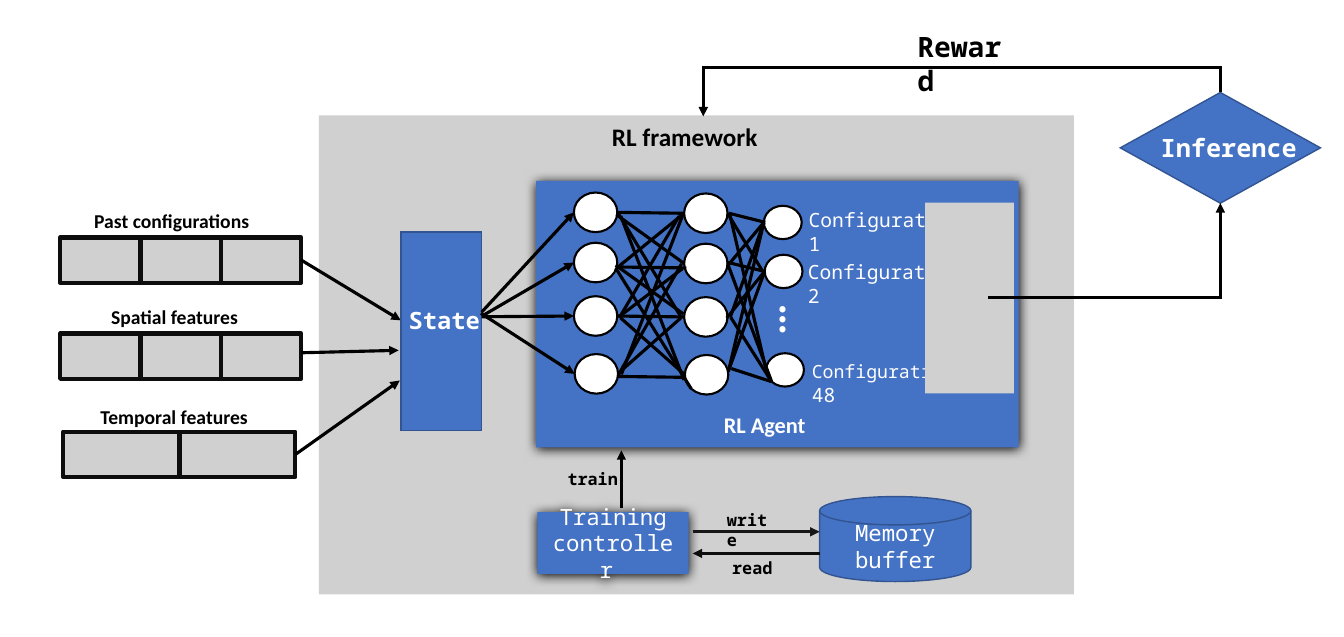
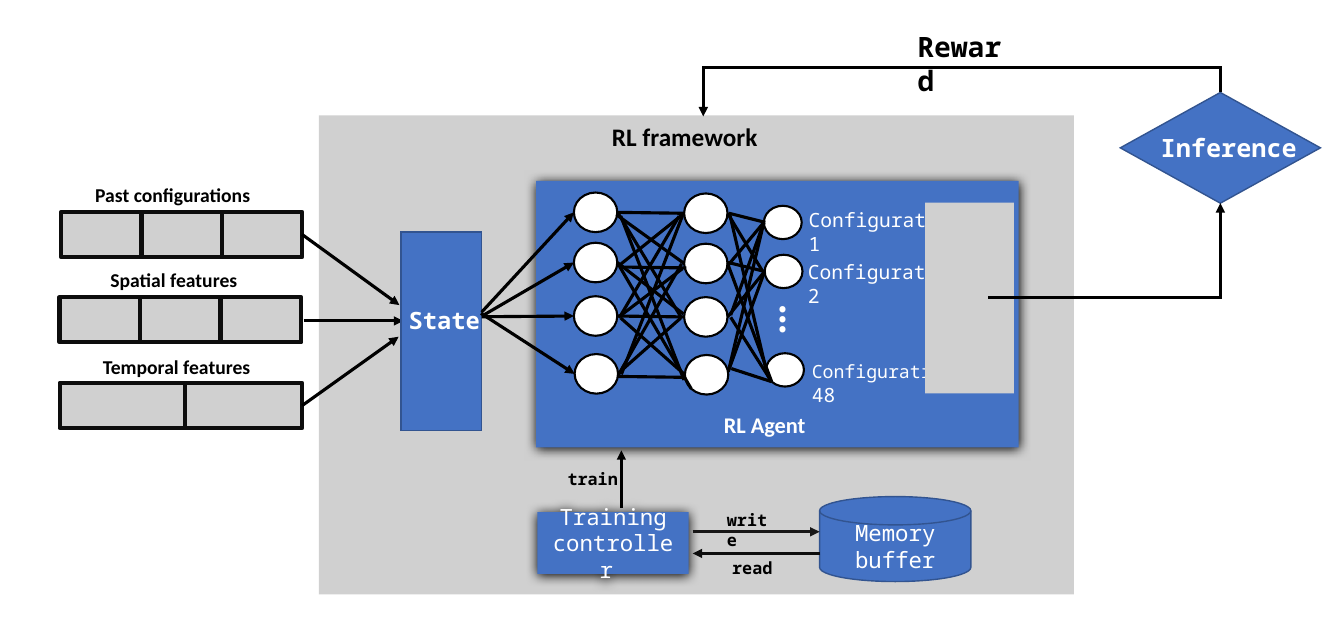
Before and after one commit to ZhaoliangHe/PerConfigure_Paper, a slide deck: slide 1 of paper/figures/framework2.pptx. Drawn at 1344x637 pixels with LibreOffice and Linux fonts; fonts in the diff are those of the drawing; grey boxes stand for pictures. Boxes give left, top, right and bottom in pixels: in the first picture for what was removed or moved away, otherwise in the second. Text is boxed around its words. In the diff, an @@ line names an element or a change of style, - is before the commit and + after.

```diff
--- a/paper/figures/framework2.pptx
+++ b/paper/figures/framework2.pptx
@@ 3 pictures, 1 text: place and size @@
-3 pictures, 1 text at (60, 214, 301, 283)
+3 pictures, 1 text at (62, 188, 302, 257)
@@ arrow moved from (301, 260) - (401, 321) to (302, 235) - (399, 306) @@
@@ text "Spatial features": place and size @@
-text "Spatial features" at (111, 310, 238, 327)
+text "Spatial features" at (110, 273, 237, 290)
@@ line moved from (616, 265) - (684, 314) to (617, 262) - (684, 314) @@
@@ line moved from (616, 268) - (692, 389) to (617, 262) - (692, 389) @@
@@ picture added at (59, 297, 140, 343) @@
@@ picture added at (140, 297, 221, 343) @@
@@ picture added at (221, 297, 301, 343) @@
@@ arrow moved from (301, 353) - (398, 351) to (303, 321) - (403, 321) @@
@@ picture removed at (60, 334, 141, 379) @@
@@ text "Temporal features": place and size @@
-text "Temporal features" at (100, 410, 248, 427)
+text "Temporal features" at (103, 360, 250, 377)
@@ picture removed at (140, 334, 221, 379) @@
@@ picture removed at (221, 334, 301, 379) @@
@@ arrow moved from (295, 455) - (400, 381) to (302, 405) - (398, 337) @@
@@ picture added at (59, 383, 185, 429) @@
@@ picture added at (186, 383, 302, 429) @@
@@ picture removed at (64, 432, 179, 477) @@
@@ picture removed at (180, 432, 295, 477) @@
```
Also in this commit, not shown: 9 other files.
